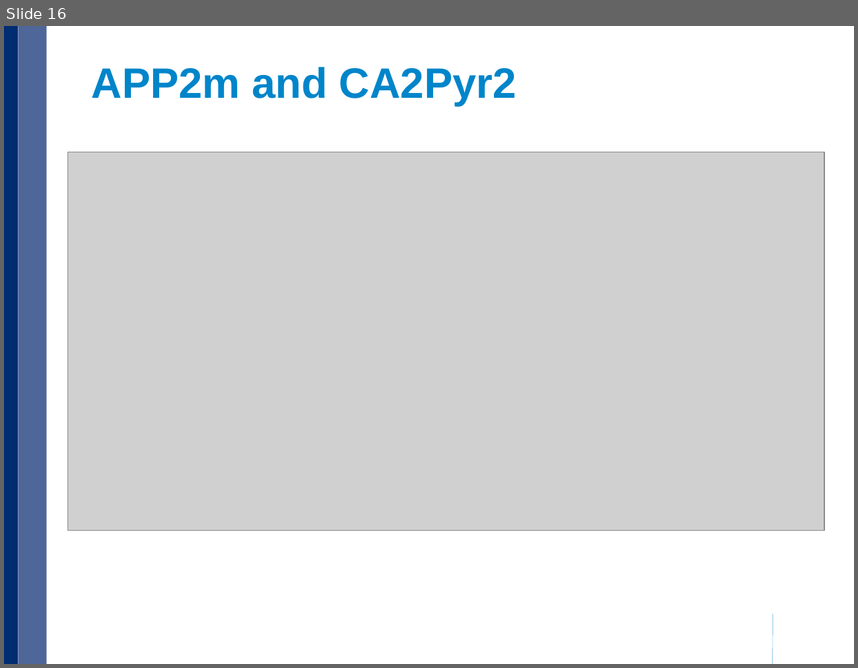
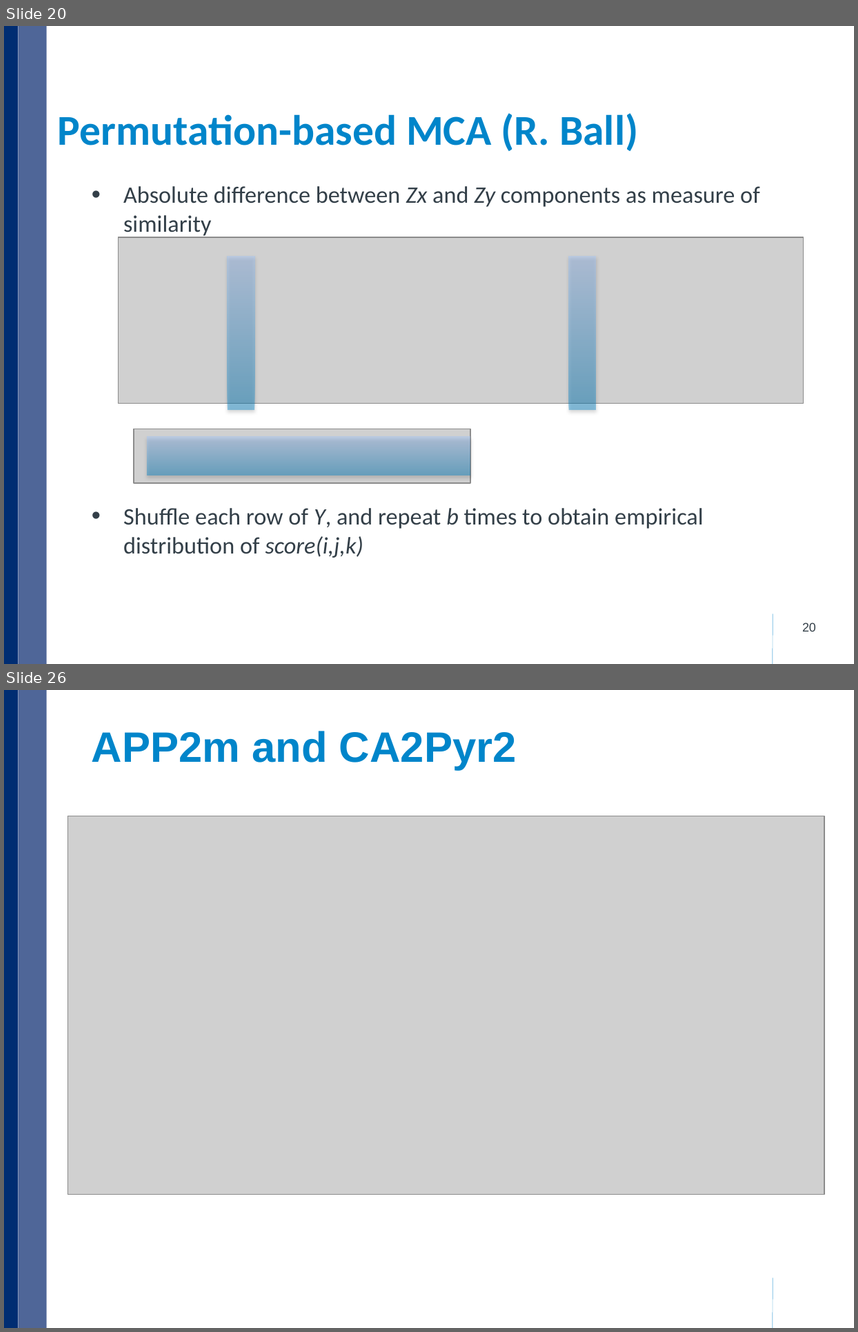
Before and after one commit to xulong82/pmca, a slide deck: pmca_current.pptx. Shown one above the other, each under a label of ours: slide 16 before the commit, slides 20 and 26 after it; the slides between them are not shown. The pictures are 858x668 and 858x1332 pixels, drawn with LibreOffice and Linux fonts; fonts in the diff are those of the drawing; grey boxes stand for pictures; background and template pictures are left out. Boxes give left, top, right and bottom in pixels: in the first picture for what was removed or moved away, otherwise in the second. Text is boxed around its words. In the diff, an @@ line names an element or a change of style, - is before the commit and + after.

```diff
--- a/pmca_current.pptx
+++ b/pmca_current.pptx
@@ slide 20 added at (x1=4, y1=26, x2=854, y2=664), background #FFFFFF; not listed: 3 template elements that a slide beside it also shows @@
@@ title added at (x1=58, y1=113, x2=638, y2=151), 36 pt, text #0085CA, bold @@
+Permutation-based MCA (R. Ball)
@@ text added at (x1=123, y1=186, x2=760, y2=557), 20 pt, text #333F48 @@
+• Absolute difference between Zx and Zy components as measure of similarity
+• Shuffle each row of Y, and repeat b times to obtain empirical distribution of score(i,j,k)
@@ picture added at (x1=118, y1=237, x2=803, y2=403) @@
@@ rectangle added at (x1=228, y1=256, x2=254, y2=410), fill gradient #0085CA to #A4CAFF @@
@@ rectangle added at (x1=568, y1=256, x2=595, y2=410), fill gradient #0085CA to #A4CAFF @@
@@ picture added at (x1=134, y1=429, x2=470, y2=483) @@
@@ rectangle added at (x1=147, y1=437, x2=470, y2=476), fill gradient #0085CA to #A4CAFF @@
@@ page number added at (x1=802, y1=622, x2=816, y2=631), 10.5 pt, text #333F48 @@
+20
@@ what was slide 16 is now slide 26 @@
```
Also in this commit, not shown: 2 slides changed, 22 other slides added, 13 slides removed, 24 other files.
